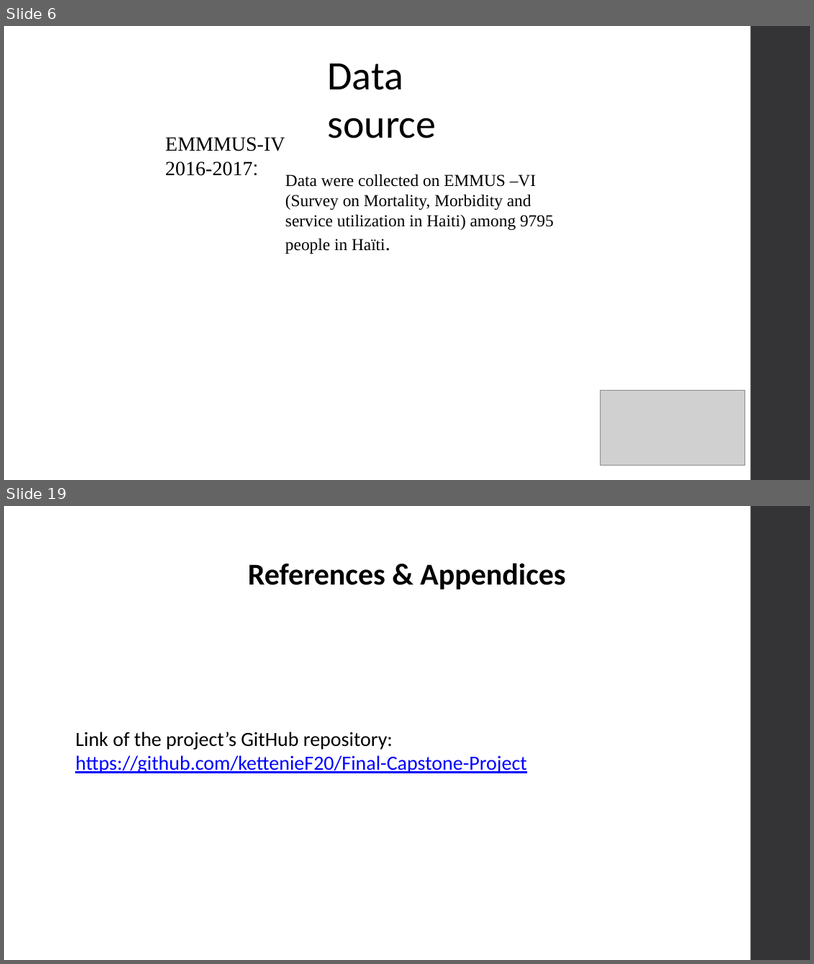
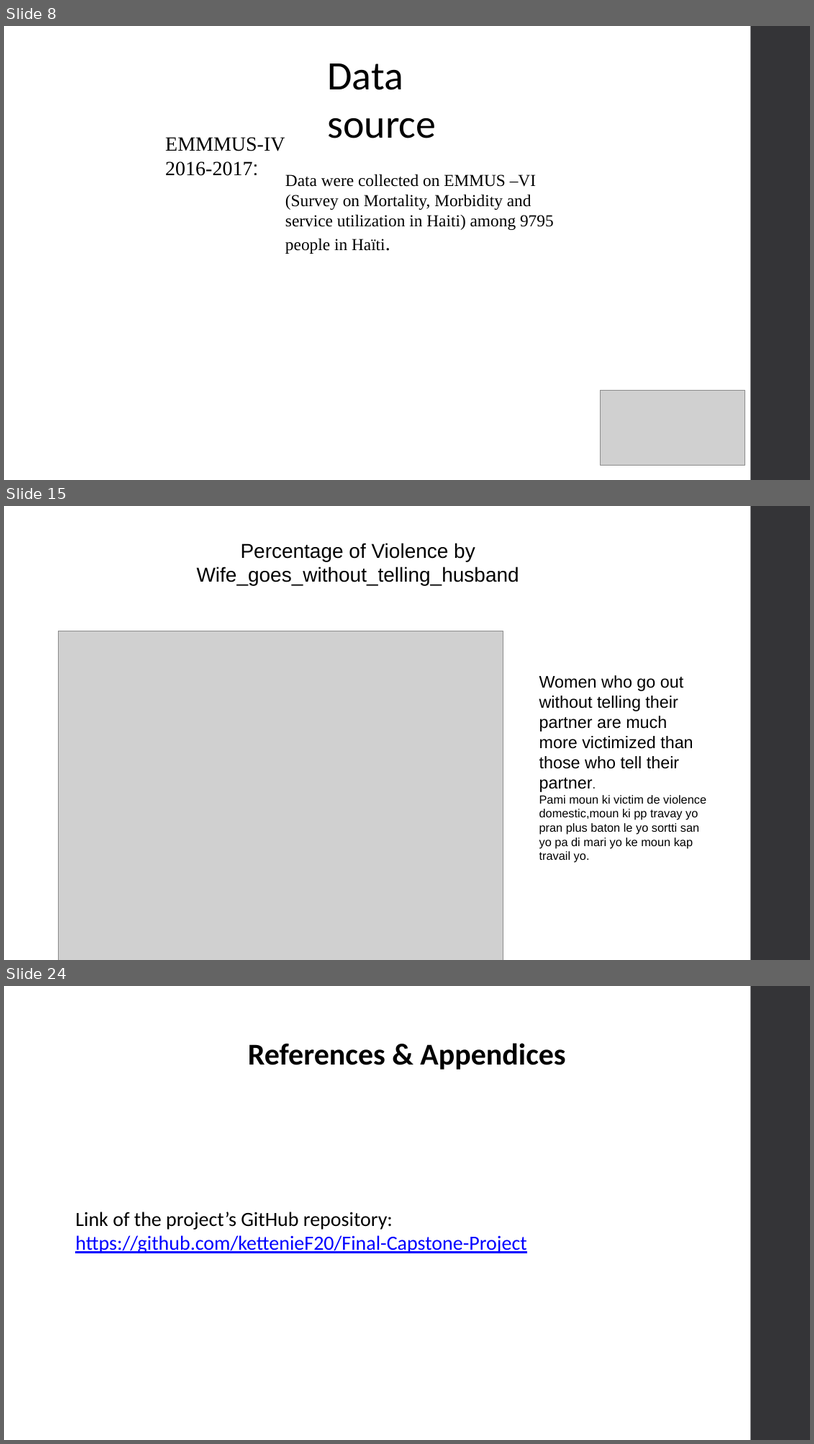
Before and after one commit to kettenieF20/Final-Capstone-Project, a slide deck: Domestic_Violence_on_woman_Ketenie_Flore recent (1).pptx. Shown one above the other, each under a label of ours: slides 6 and 19 before the commit, slides 8, 15 and 24 after it; the slides between them are not shown. The pictures are 814x964 and 814x1444 pixels, drawn with LibreOffice and Linux fonts; fonts in the diff are those of the drawing; grey boxes stand for pictures. Boxes give left, top, right and bottom in pixels: in the first picture for what was removed or moved away, otherwise in the second. Text is boxed around its words. In the diff, an @@ line names an element or a change of style, - is before the commit and + after.

```diff
--- a/Domestic_Violence_on_woman_Ketenie_Flore recent (1).pptx
+++ b/Domestic_Violence_on_woman_Ketenie_Flore recent (1).pptx
@@ slide 15 added at [4, 506, 810, 960], background #FFFFFF; not listed: 1 template element that a slide beside it also shows @@
@@ text added at [197, 543, 520, 585], 24 pt, text #000000 @@
+Percentage of Violence by Wife_goes_without_telling_husband
@@ picture added at [59, 631, 503, 960] @@
@@ text added at [540, 675, 707, 862], 14 pt, text #000000 @@
+Women who go out without telling their partner are much more victimized than those who tell their partner.
+Pami moun ki victim de violence domestic,moun ki pp travay yo pran plus baton le yo sortti san yo pa di mari yo ke moun kap travail yo.
@@ what was slide 6 is now slide 8 @@
@@ what was slide 19 is now slide 24 @@
```
Also in this commit, not shown: 12 slides changed, 6 other slides added, 2 slides removed.
